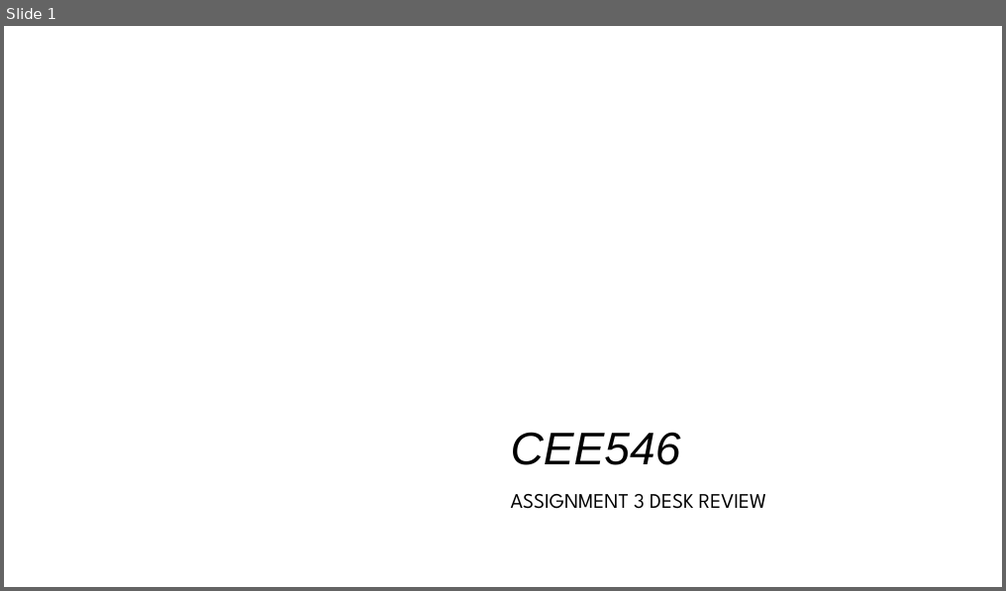
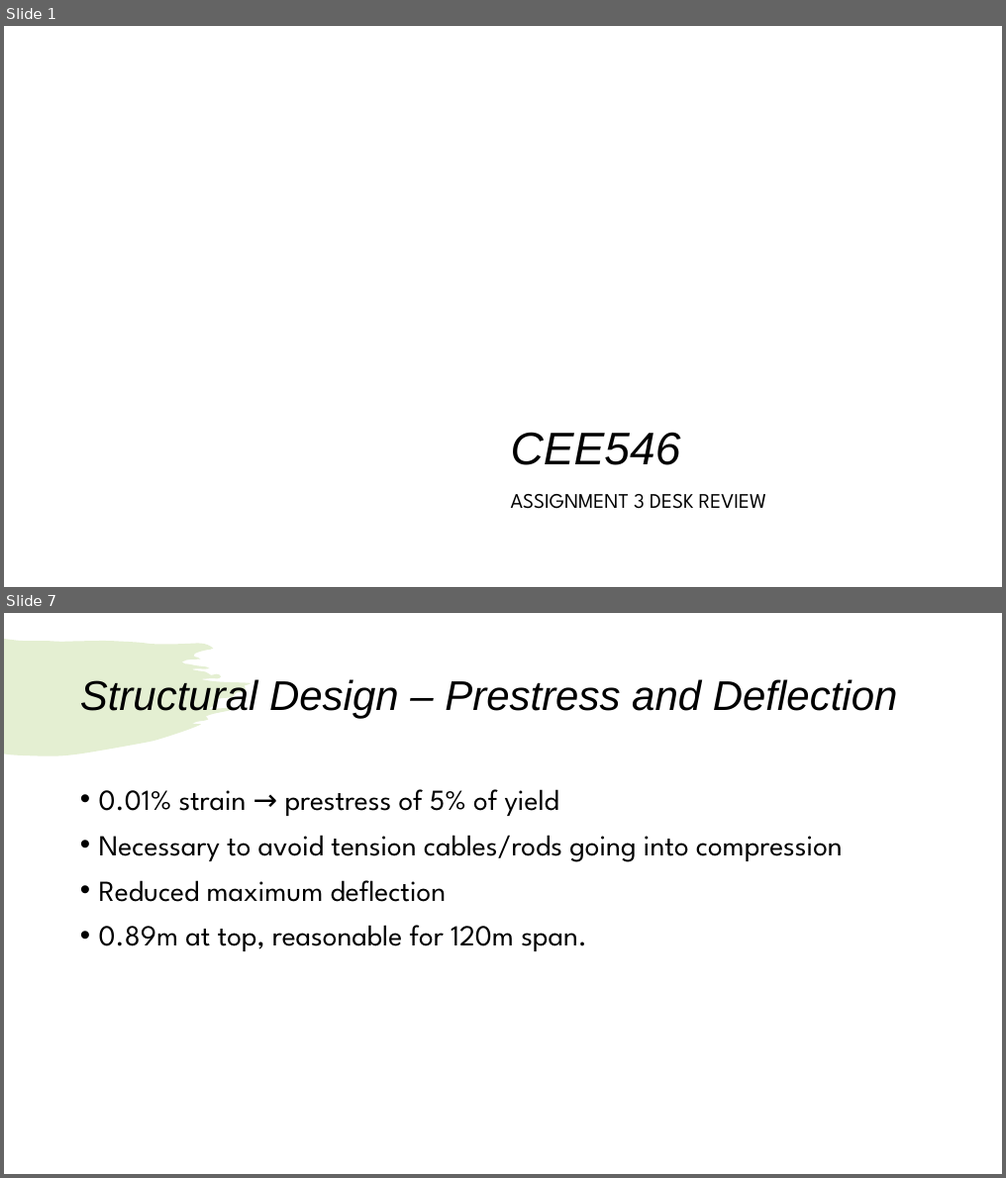
Before and after one commit to arpastrana/equad, a slide deck: presentation/DesignReview.pptx. Shown one above the other, each under a label of ours: slide 1 before the commit, slides 1 and 7 after it; the slides between them are not shown. The pictures are 1006x591 and 1006x1178 pixels, drawn with LibreOffice and Linux fonts; fonts in the diff are those of the drawing; background and template pictures are left out. Boxes give left, top, right and bottom in pixels: in the first picture for what was removed or moved away, otherwise in the second. Text is boxed around its words. In the diff, an @@ line names an element or a change of style, - is before the commit and + after.

```diff
--- a/presentation/DesignReview.pptx
+++ b/presentation/DesignReview.pptx
@@ slide 7 added at (x1=4, y1=613, x2=1002, y2=1174), background #FFFFFF @@
@@ freeform shape added at (x1=4, y1=639, x2=252, y2=756), fill #7BB11F at 20% opacity @@
@@ title added at (x1=80, y1=677, x2=898, y2=719), 40 pt, text #000000, italic @@
+Structural Design – Prestress and Deflection
@@ text added at (x1=99, y1=789, x2=843, y2=952), 28 pt, text #000000 @@
+• 0.01% strain → prestress of 5% of yield
+• Necessary to avoid tension cables/rods going into compression
+• Reduced maximum deflection
+• 0.89m at top, reasonable for 120m span.
```
Also in this commit, not shown: 10 other slides added, 2 other files.
